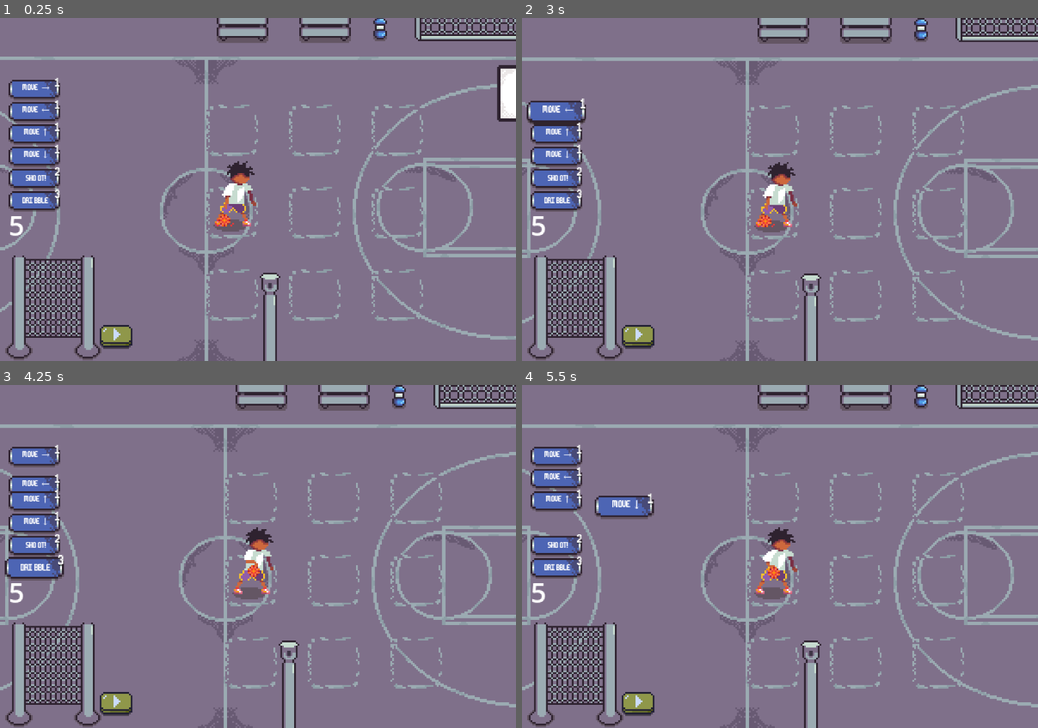
Above: before the commit, frames 1-4 (two rows, left to right).
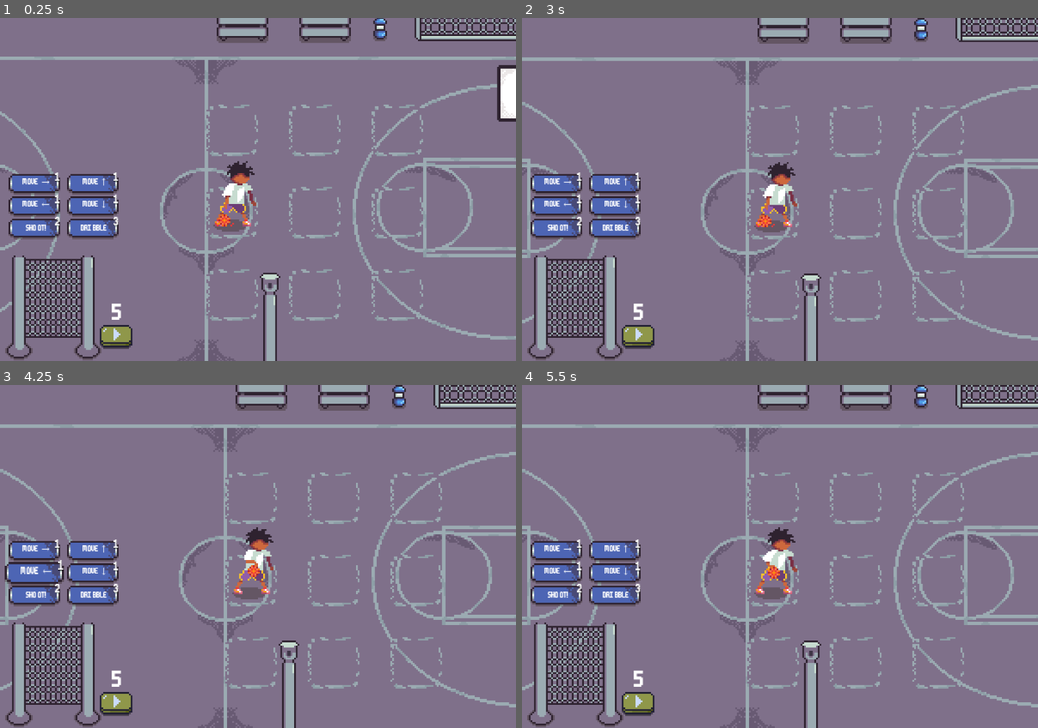
Above: after the commit, the same moments.

Repository: DarlanApenas/dunk-coding-2d
Game: Godot game, scene res://scenes/game.tscn
The game is run twice, just before and just after one commit, with the same random seed, the same clock (stepped at 60 frames per second) and the same inputs.
Inputs (mouse positions are in pixels of both pictures, inside the frame that each line leads up to):
- Up to frame 1 (0.25 s): no input
- Up to frame 2 (3 s): click (640, 333) at 0.5 s; click (640, 333) at 1.25 s; click (640, 333) at 2 s; drag from (558, 90) to (558, 179) at 2.77 s
- Up to frame 3 (4.25 s): drag from (36, 477) to (36, 566) at 3.52 s
- Up to frame 4 (5.5 s): move the mouse to (558, 501) at 4.27 s; click (558, 501) at 4.35 s; drag from (558, 522) to (625, 505) at 5.02 s

The runs differ from the first frame. In frame 1, 5.7% of the frame differs, in the area x 1-24%, y 17-88%; in frame 2, 5.3%; in frame 3, 5.7%; in frame 4, 5.9%, in the area x 1-26%, y 17-88%.

Commit message:
Add visual MANA counter

Diff:
--- a/scenes/game.tscn
+++ b/scenes/game.tscn
@@ -11,6 +11,7 @@
 [ext_resource type="Script" uid="uid://c47i7tmfpklxi" path="res://scripts/grid.gd" id="9_0tnpc"]
 [ext_resource type="Texture2D" uid="uid://iql84u24fhne" path="res://resource/Decor/cell_grid.png" id="9_vtaks"]
 [ext_resource type="PackedScene" uid="uid://mg3mp4681aqn" path="res://entites/block.tscn" id="11_kvpfn"]
+[ext_resource type="FontFile" uid="uid://7t7nuuuisoh" path="res://font/m6x11.ttf" id="11_kvuet"]
 [ext_resource type="PackedScene" uid="uid://cr0s4sh3reyxf" path="res://entites/drop_zone.tscn" id="12_dinhu"]
 
 [sub_resource type="TileSetAtlasSource" id="TileSetAtlasSource_gee14"]
@@ -4757,6 +4758,10 @@
 [sub_resource type="TileSet" id="TileSet_p57ef"]
 sources/0 = SubResource("TileSetAtlasSource_u5sy4")
 
+[sub_resource type="LabelSettings" id="LabelSettings_trtic"]
+font = ExtResource("11_kvuet")
+font_size = 14
+
 [node name="Game" type="Node2D" unique_id=2046420747]
 metadata/_edit_horizontal_guides_ = [170.0, 221.0]
 
@@ -4804,36 +4809,37 @@
 
 [node name="UI" type="CanvasLayer" parent="." unique_id=1740699742]
 
-[node name="Label" type="Label" parent="UI" unique_id=657555005]
-offset_left = 5.0
-offset_top = 109.0
-offset_right = 45.0
-offset_bottom = 132.0
+[node name="ManaCounter" type="Label" parent="UI" unique_id=657555005]
+offset_left = 65.0
+offset_top = 166.0
+offset_right = 75.0
+offset_bottom = 179.0
 text = "0"
+label_settings = SubResource("LabelSettings_trtic")
 
 [node name="Block" parent="UI" unique_id=2138045806 instance=ExtResource("11_kvpfn")]
-position = Vector2(20, 41)
+position = Vector2(20, 96)
 block_type = "MOVE →"
 
 [node name="Block2" parent="UI" unique_id=1094495301 instance=ExtResource("11_kvpfn")]
-position = Vector2(20, 54)
+position = Vector2(20, 109)
 block_type = "MOVE ←"
 
 [node name="Block3" parent="UI" unique_id=1101247135 instance=ExtResource("11_kvpfn")]
-position = Vector2(20, 67)
+position = Vector2(54, 96)
 block_type = "MOVE ↑"
 
 [node name="Block4" parent="UI" unique_id=741082972 instance=ExtResource("11_kvpfn")]
-position = Vector2(20, 80)
+position = Vector2(54, 109)
 block_type = "MOVE ↓"
 
 [node name="Block5" parent="UI" unique_id=21002463 instance=ExtResource("11_kvpfn")]
-position = Vector2(20, 93)
+position = Vector2(20, 122)
 block_type = "SHOOT!"
 block_cost = 2
 
 [node name="Block6" parent="UI" unique_id=1785349164 instance=ExtResource("11_kvpfn")]
-position = Vector2(20, 106)
+position = Vector2(54, 122)
 block_type = "DRIBBLE"
 block_cost = 3
 
--- a/scripts/player.gd
+++ b/scripts/player.gd
@@ -1,7 +1,7 @@
 extends CharacterBody2D
 
 @onready var anim: AnimatedSprite2D = $AnimatedSprite2D
-@onready var label: Label = $"../UI/Label"
+@onready var mana_counter: Label = $"../UI/ManaCounter"
 
 @export var ball_scene: PackedScene
 @export var throw_force := 180.0
@@ -30,7 +30,9 @@
 	GameEvents.run_pressed.connect(_on_run_pressed)
 
 func _physics_process(_delta: float) -> void:
-	label.text = str(max_mana)
+	mana_counter.text = str(max_mana)
+	if max_mana == 0:
+		max_mana = 5
 	if is_doing_action or is_moving_grid:
 		velocity = Vector2.ZERO
 		move_and_slide()
Not shown, added: Dunk Coding.png.import
